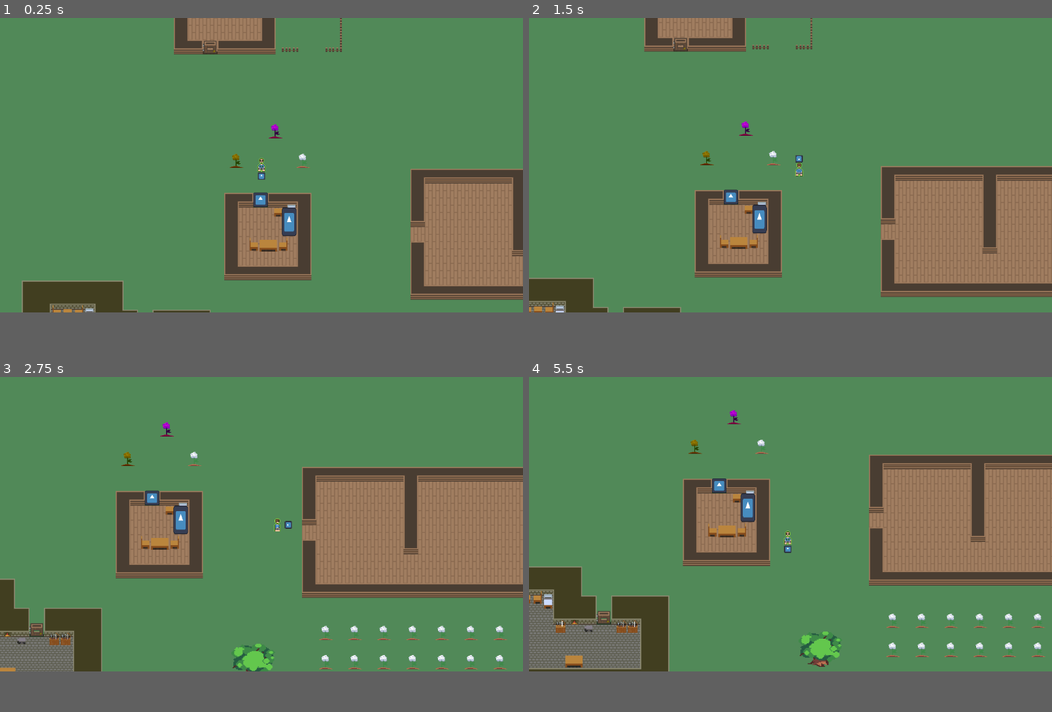
Above: before the commit, frames 1-4 (two rows, left to right).
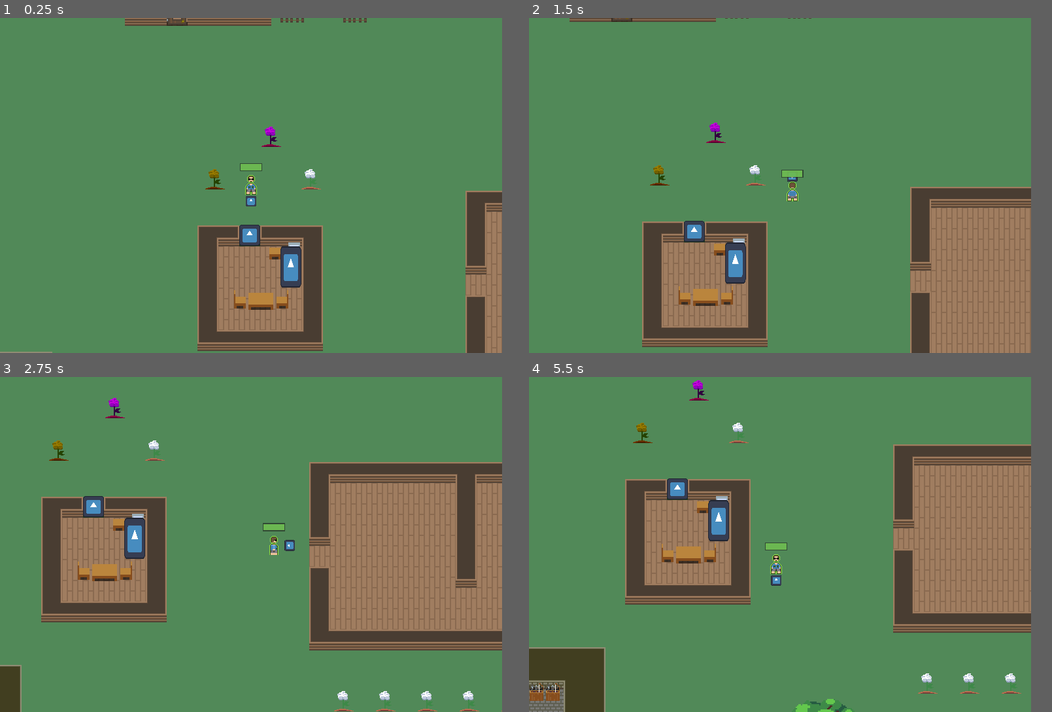
Above: after the commit, the same moments.

Repository: JJPSeno/bgjcalmbeforethestorm
Game: Godot game, scene res://World/world.tscn
Same seed, same stepped clock (60 frames per second), same inputs: the game is played once before the commit and once after it. The engine's default icon, where the game draws it, is replaced by a stand-in: a white triangle on a blue panel in a dark square.
Inputs:
- Up to frame 1 (0.25 s): no input
- Up to frame 2 (1.5 s): tap Enter at 0.5 s; hold D (right) 0.53-1.28 s; hold O (hit) 0.53-1.28 s; hold S (down) from 1.28 s (still down); tap W (movement) at 1.35 s
- Up to frame 3 (2.75 s): release S (down) at 2.03 s; hold D (right) from 2.03 s (still down); hold O (hit) from 2.03 s (still down)
- Up to frame 4 (5.5 s): release O (hit) at 2.78 s; tap W (movement) at 2.85, 4.35 s; release D (right) at 3.53 s; hold O (hit) 3.53-4.28 s; hold A (left) 3.53-5.03 s; hold S (down) from 5.03 s (still down); hold O (hit) from 5.03 s (still down)
In our replay, the window is 800x450 before the commit and 768x512 after it. These sizes can differ from the game's own. Grey fills any space a smaller window leaves; there, only what the larger window draws over its background counts as a difference.

The runs differ from the first frame. In frame 1, 23% of the frame differs, in the area x 0-100%, y 0-100%; in frame 2, 27%; in frame 3, 28%; in frame 4, 30%.

Commit message:
Healthbar

Diff:
--- /dev/null
+++ b/Components/health/health.gd
@@ -0,0 +1,6 @@
+extends Node2D
+
+class_name Health
+
+@export var health:float = 1
+@export var max_health:float = 1
--- /dev/null
+++ b/Components/health/healthbar.gd
@@ -0,0 +1,7 @@
+extends Node2D
+
+@onready var fg:Control = $BG/FG
+@onready var health:Health = get_parent()
+
+func _process(delta: float) -> void:
+    fg.scale = Vector2(health.health/health.max_health,1)
--- /dev/null
+++ b/Components/health/healthbar.tscn
@@ -0,0 +1,28 @@
+[gd_scene load_steps=2 format=3 uid="uid://cs5t8xml0fug2"]
+
+[ext_resource type="Script" path="res://Components/health/healthbar.gd" id="1_1l1v3"]
+
+[node name="Health Bar" type="Node2D"]
+script = ExtResource("1_1l1v3")
+
+[node name="Border" type="ColorRect" parent="."]
+offset_left = -69.0
+offset_top = -5.0
+offset_right = 70.0
+offset_bottom = 45.0
+color = Color(0.103743, 0.103744, 0.103744, 1)
+
+[node name="BG" type="ColorRect" parent="."]
+offset_left = -64.0
+offset_right = 64.0
+offset_bottom = 40.0
+color = Color(0.344076, 0.344076, 0.344076, 1)
+
+[node name="FG" type="ColorRect" parent="BG"]
+layout_mode = 1
+anchors_preset = 15
+anchor_right = 1.0
+anchor_bottom = 1.0
+grow_horizontal = 2
+grow_vertical = 2
+color = Color(0.519369, 1, 0.337696, 1)
--- a/Entities/Player/player.tscn
+++ b/Entities/Player/player.tscn
@@ -1,8 +1,10 @@
-[gd_scene load_steps=14 format=3 uid="uid://bhnoos5wf8m37"]
+[gd_scene load_steps=16 format=3 uid="uid://bhnoos5wf8m37"]
 
 [ext_resource type="Script" path="res://Entities/Player/player.gd" id="1_r6anq"]
 [ext_resource type="Texture2D" uid="uid://ostdwu2qbykc" path="res://Assets/npcs/npcs.png" id="2_afvag"]
 [ext_resource type="PackedScene" uid="uid://bvoyu028emjgu" path="res://Entities/Player/Weapon/weapon.tscn" id="3_cl26a"]
+[ext_resource type="Script" path="res://Components/health/health.gd" id="4_fwab0"]
+[ext_resource type="PackedScene" uid="uid://cs5t8xml0fug2" path="res://Components/health/healthbar.tscn" id="5_y0p13"]
 
 [sub_resource type="RectangleShape2D" id="RectangleShape2D_1dn3k"]
 
@@ -113,3 +115,11 @@
 
 [node name="Camera2D" type="Camera2D" parent="."]
 position_smoothing_enabled = true
+
+[node name="Health" type="Node2D" parent="."]
+script = ExtResource("4_fwab0")
+
+[node name="Health Bar" parent="Health" instance=ExtResource("5_y0p13")]
+modulate = Color(1, 1, 1, 0.584314)
+position = Vector2(0, -33)
+scale = Vector2(0.246558, 0.246558)
--- a/project.godot
+++ b/project.godot
@@ -23,7 +23,11 @@
 
 [display]
 
+window/size/viewport_width=768
+window/size/viewport_height=512
+window/size/mode=2
 window/stretch/mode="viewport"
+window/stretch/aspect="expand"
 
 [global_group]
 
